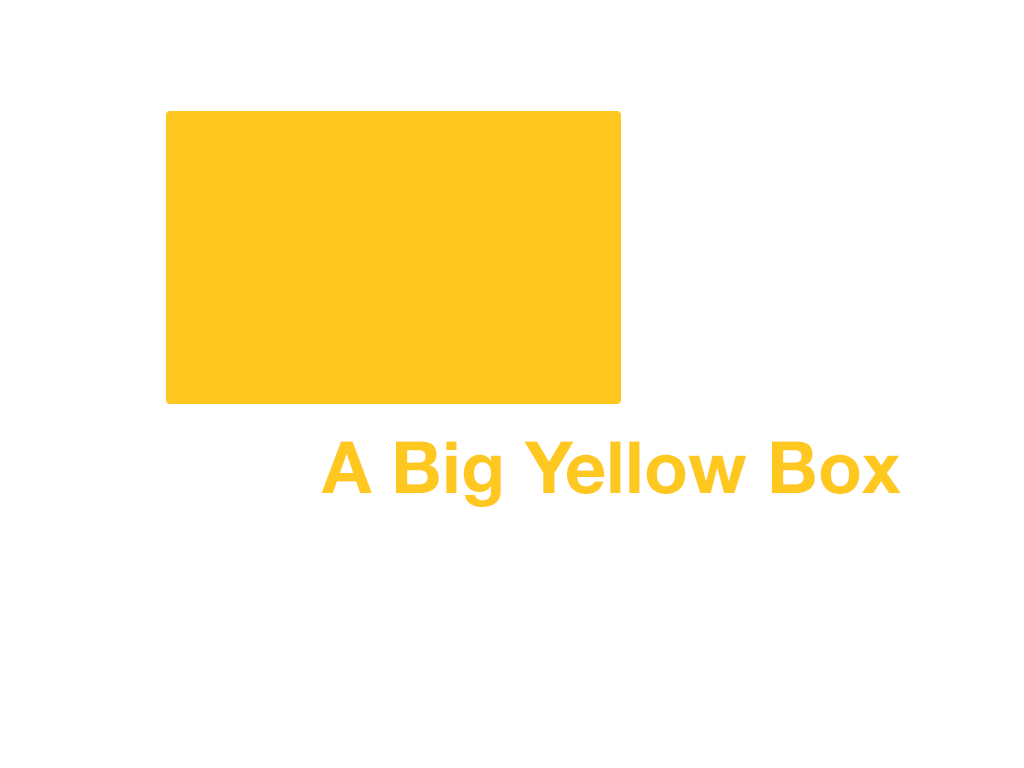
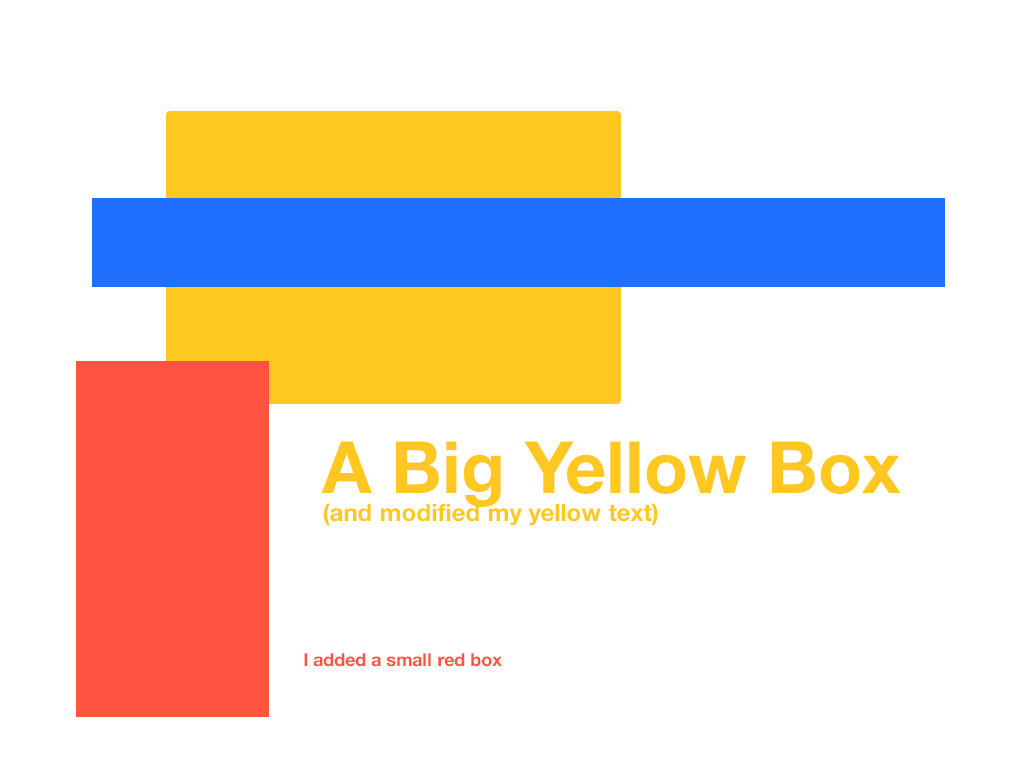
Comparing the layer stacks of the two (1024, 768) images. Changes:
added layer "I added a small red box" above "Rectangle 1" over [304, 653, 502, 667]
added layer "Rectangle 1" above "Rectangle 2" over [76, 361, 269, 717]
added layer "Rectangle 2" above "A Big Yellow Box (and modified my yellow text)" over [92, 198, 945, 287]
renamed "A Big Yellow Box" to "A Big Yellow Box (and modified my yellow text)", painted on it over [323, 503, 658, 526]
